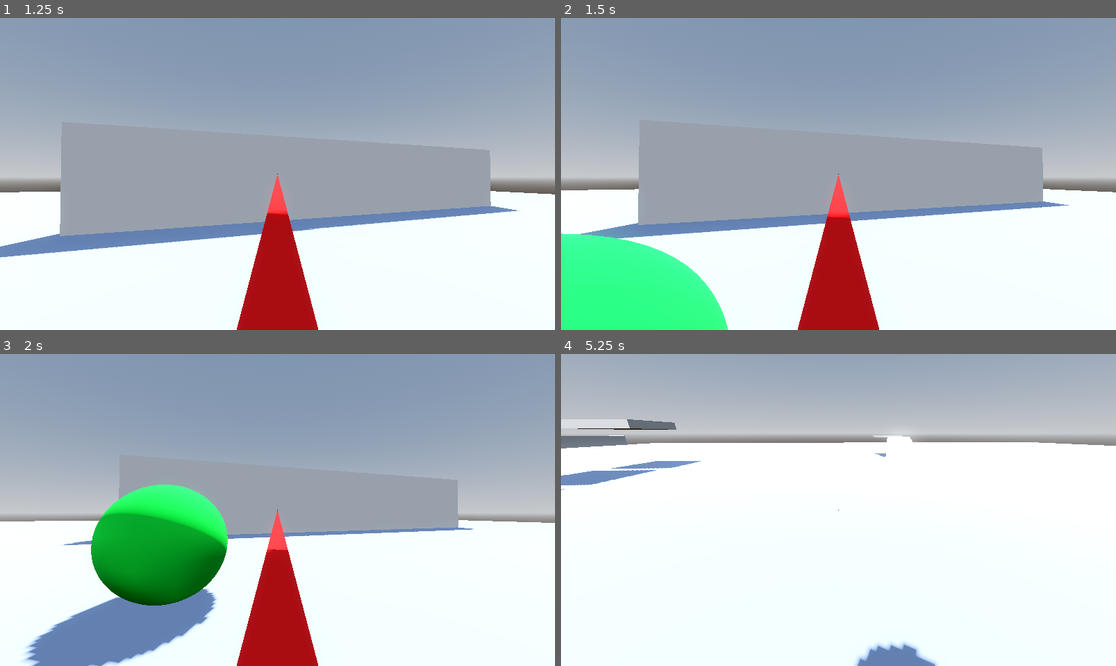
Above: before the commit, frames 1-4 (two rows, left to right).
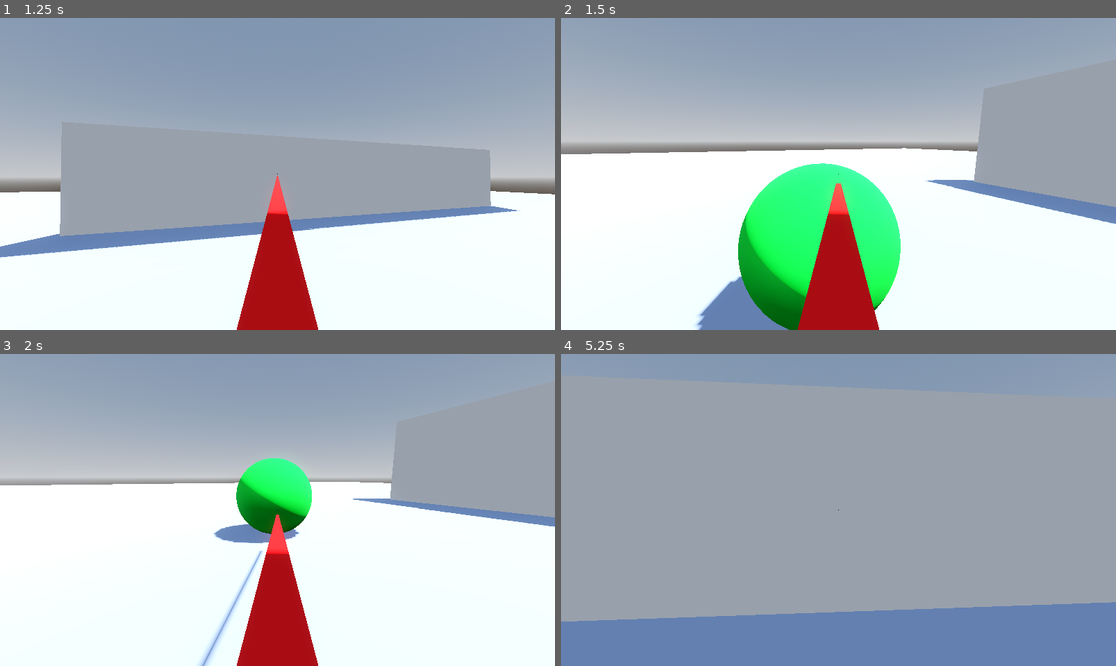
Above: after the commit, the same moments.

Repository: Thorneel/RealTimeAutostereogram
Game: Godot game, scene res://Scenes/MainScene/main_scene.tscn
Same seed, same stepped clock (60 frames per second), same inputs: the game is played once before the commit and once after it. Before the commit the project starts from res://Scenes/TestEnvironment/test_environment.tscn.
Inputs (mouse positions are in pixels of both pictures, inside the frame that each line leads up to):
- Up to frame 1 (1.25 s): tap Enter (toggle_screen_in_autostereogram) at 0.5 s; move the mouse to (305, 174) at 0.52 s; hold W (forwards) from 0.53 s (still down); right-click (305, 174) at 0.6 s; tap Space (jump) at 0.77 s; tap E (use) at 0.8 s
- Up to frame 2 (1.5 s): move the mouse to (727, 189) at 1.27 s; release W (forwards) at 1.28 s; hold S (backwards) from 1.28 s (still down); tap E (use) at 1.35 s
- Up to frame 3 (2 s): keep holding S (backwards); tap Space (jump) at 1.52 s; right-click (166, 525) at 1.55 s
- Up to frame 4 (5.25 s): move the mouse to (849, 503) at 2.02 s; release S (backwards) at 2.03 s; hold W (forwards) 2.03-3.53 s; tap Q (laser) at 2.1 s; tap E (use) at 2.3, 3.8 s; move the mouse to (832, 516) at 2.77 s; right-click (832, 516) at 2.85 s; tap Space (jump) at 3.02, 3.77, 4.52 s; move the mouse to (1005, 556) at 3.52 s; hold A (left) 3.53-5.03 s; click (1005, 556) at 3.6 s; move the mouse to (672, 463) at 4.27 s; tap Backspace (toggle_autostereogram) at 4.35 s; right-click (672, 463) at 4.55 s; move the mouse to (844, 510) at 5.02 s; hold W (forwards) from 5.03 s (still down); tap Enter (toggle_screen_in_autostereogram) at 5.1 s

Frame 1 is identical in both runs. In frame 2, 40% of the frame differs, in the area x 0-100%, y 29-100%; in frame 3, 30%; in frame 4, 89%, in the area x 0-100%, y 0-100%.

Commit message:
Added menu that is opened by pressing Escape (previously it would quit instead) The main scene is now a dedicated main scene containing both the test environment and the menu

Diff:
--- /dev/null
+++ b/Scenes/MainScene/main_scene.gd
@@ -0,0 +1,20 @@
+extends Node
+
+
+@onready var menu:Node2D = $Menu
+@onready var test_environment:Node3D = $TestEnvironment
+
+
+func _unhandled_input(_event):
+	if Input.is_action_just_pressed("quit"):
+		menu.toggle()
+
+
+# Called when the node enters the scene tree for the first time.
+func _ready():
+	pass # Replace with function body.
+
+
+# Called every frame. 'delta' is the elapsed time since the previous frame.
+func _process(delta):
+	pass
--- /dev/null
+++ b/Scenes/MainScene/main_scene.tscn
@@ -0,0 +1,14 @@
+[gd_scene load_steps=4 format=3 uid="uid://b1bq3kiamoggv"]
+
+[ext_resource type="Script" path="res://Scenes/MainScene/main_scene.gd" id="1_wawmi"]
+[ext_resource type="PackedScene" uid="uid://barmdauf4bwxu" path="res://Scenes/Menu/menu.tscn" id="2_7xqst"]
+[ext_resource type="PackedScene" uid="uid://bqq4rpleyxb6l" path="res://Scenes/TestEnvironment/test_environment.tscn" id="2_pnpn8"]
+
+[node name="Node" type="Node"]
+process_mode = 3
+script = ExtResource("1_wawmi")
+
+[node name="Menu" parent="." instance=ExtResource("2_7xqst")]
+visible = false
+
+[node name="TestEnvironment" parent="." instance=ExtResource("2_pnpn8")]
--- /dev/null
+++ b/Scenes/Menu/menu.gd
@@ -0,0 +1,41 @@
+extends Node2D
+
+
+@onready var tab_container:TabContainer = $TabContainer
+@onready var confirm_quit:ConfirmationDialog = $QuitConfirmationDialog
+
+
+# Called when the node enters the scene tree for the first time.
+func _ready():
+	pass # Replace with function body.
+
+
+# Called every frame. 'delta' is the elapsed time since the previous frame.
+func _process(delta):
+	pass
+
+
+func toggle():
+	if (is_visible()):
+		hide()
+		Input.mouse_mode = Input.MOUSE_MODE_CAPTURED
+		get_tree().paused = false
+	else:
+		tab_container.set_current_tab(0)
+		show()
+		Input.mouse_mode = Input.MOUSE_MODE_VISIBLE
+		get_tree().paused = true
+
+
+func _on_return_button_pressed():
+	hide()
+	Input.mouse_mode = Input.MOUSE_MODE_CAPTURED
+	get_tree().paused = false
+
+
+func _on_quit_button_pressed():
+	confirm_quit.show()
+
+
+func _on_quit_confirmation_dialog_confirmed():
+	get_tree().quit()
--- /dev/null
+++ b/Scenes/Menu/menu.tscn
@@ -0,0 +1,152 @@
+[gd_scene load_steps=2 format=3 uid="uid://barmdauf4bwxu"]
+
+[ext_resource type="Script" path="res://Scenes/Menu/menu.gd" id="1_t72ru"]
+
+[node name="Menu" type="Node2D"]
+script = ExtResource("1_t72ru")
+
+[node name="ColorRect" type="ColorRect" parent="."]
+process_mode = 2
+offset_left = 128.0
+offset_top = 96.0
+offset_right = 128.0
+offset_bottom = 576.0
+
+[node name="TabContainer" type="TabContainer" parent="."]
+offset_left = 128.0
+offset_top = 64.0
+offset_right = 1024.0
+offset_bottom = 576.0
+
+[node name="Menu" type="Control" parent="TabContainer"]
+layout_mode = 2
+
+[node name="MarginContainer" type="MarginContainer" parent="TabContainer/Menu"]
+layout_mode = 1
+anchors_preset = 15
+anchor_right = 1.0
+anchor_bottom = 1.0
+grow_horizontal = 2
+grow_vertical = 2
+theme_override_constants/margin_left = 50
+theme_override_constants/margin_top = 50
+theme_override_constants/margin_right = 50
+theme_override_constants/margin_bottom = 50
+
+[node name="HBoxContainer" type="HBoxContainer" parent="TabContainer/Menu/MarginContainer"]
+layout_mode = 2
+
+[node name="ButtonContainer" type="VBoxContainer" parent="TabContainer/Menu/MarginContainer/HBoxContainer"]
+layout_mode = 2
+
+[node name="ReturnButton" type="Button" parent="TabContainer/Menu/MarginContainer/HBoxContainer/ButtonContainer"]
+layout_mode = 2
+text = "Return"
+
+[node name="QuitButton" type="Button" parent="TabContainer/Menu/MarginContainer/HBoxContainer/ButtonContainer"]
+layout_mode = 2
+text = "Quit"
+
+[node name="VSeparator" type="VSeparator" parent="TabContainer/Menu/MarginContainer/HBoxContainer"]
+custom_minimum_size = Vector2(100, 0)
+layout_mode = 2
+
+[node name="KeyLabelContainer" type="VBoxContainer" parent="TabContainer/Menu/MarginContainer/HBoxContainer"]
+layout_mode = 2
+
+[node name="WASDLabel" type="Label" parent="TabContainer/Menu/MarginContainer/HBoxContainer/KeyLabelContainer"]
+layout_mode = 2
+text = "W A S D "
+
+[node name="SpacebarLabel" type="Label" parent="TabContainer/Menu/MarginContainer/HBoxContainer/KeyLabelContainer"]
+layout_mode = 2
+text = "Spacebar "
+
+[node name="LMBLabel" type="Label" parent="TabContainer/Menu/MarginContainer/HBoxContainer/KeyLabelContainer"]
+layout_mode = 2
+text = "Left mouse button  "
+
+[node name="RMBLabel" type="Label" parent="TabContainer/Menu/MarginContainer/HBoxContainer/KeyLabelContainer"]
+layout_mode = 2
+text = "Right mouse button "
+
+[node name="BackspaceLabel" type="Label" parent="TabContainer/Menu/MarginContainer/HBoxContainer/KeyLabelContainer"]
+layout_mode = 2
+text = "Backspace "
+
+[node name="EnterKeyLabel" type="Label" parent="TabContainer/Menu/MarginContainer/HBoxContainer/KeyLabelContainer"]
+layout_mode = 2
+text = "Enter "
+
+[node name="AKeyLabel" type="Label" parent="TabContainer/Menu/MarginContainer/HBoxContainer/KeyLabelContainer"]
+layout_mode = 2
+text = "A "
+
+[node name="CommandLabelContainer" type="VBoxContainer" parent="TabContainer/Menu/MarginContainer/HBoxContainer"]
+layout_mode = 2
+
+[node name="MovementLabel" type="Label" parent="TabContainer/Menu/MarginContainer/HBoxContainer/CommandLabelContainer"]
+layout_mode = 2
+text = " : Movement"
+
+[node name="JumpLabel" type="Label" parent="TabContainer/Menu/MarginContainer/HBoxContainer/CommandLabelContainer"]
+layout_mode = 2
+text = " : Jump"
+
+[node name="ShootLabel" type="Label" parent="TabContainer/Menu/MarginContainer/HBoxContainer/CommandLabelContainer"]
+layout_mode = 2
+text = " : Launch a ball"
+
+[node name="UnusedLabel" type="Label" parent="TabContainer/Menu/MarginContainer/HBoxContainer/CommandLabelContainer"]
+layout_mode = 2
+text = " : Unused"
+
+[node name="ToggleASGLabel" type="Label" parent="TabContainer/Menu/MarginContainer/HBoxContainer/CommandLabelContainer"]
+layout_mode = 2
+text = " : Toggle autostereogram effect"
+
+[node name="ToggleImageLabel" type="Label" parent="TabContainer/Menu/MarginContainer/HBoxContainer/CommandLabelContainer"]
+layout_mode = 2
+text = " : Toggle image superimposition on autostereogram"
+
+[node name="ToggleBeamLabel" type="Label" parent="TabContainer/Menu/MarginContainer/HBoxContainer/CommandLabelContainer"]
+layout_mode = 2
+text = " : Toggle reference beam"
+
+[node name="Settings" type="Control" parent="TabContainer"]
+visible = false
+layout_mode = 2
+
+[node name="About" type="Control" parent="TabContainer"]
+visible = false
+layout_mode = 2
+
+[node name="BoxContainer" type="BoxContainer" parent="TabContainer/About"]
+layout_mode = 0
+offset_top = 32.0
+offset_right = 896.0
+offset_bottom = 512.0
+
+[node name="InformationLabel" type="Label" parent="TabContainer/About/BoxContainer"]
+custom_minimum_size = Vector2(850, 0)
+layout_mode = 2
+size_flags_horizontal = 6
+size_flags_vertical = 0
+text = "This is a test environment meant to showcase the real-time generation of an autostereogram image. The autostereogram is generated from the depth information of the 3D environment.
+This is a \"wall-eye\" autostereogram, meaning that the image will appear as the eyes diverge (as if you were looking at a wall behind the screen), and will all seem to be behind the screen. There are also \"cross-eye\" autostereograms, where it all seems to be in front of the screen. If you attempt to see this one that way, you will see an inversion of the image displayed instead.
+
+It is recommended to check the settings, as incorrect eye distance can lead to incorrect depth scale or preventing the effect altogether.
+It is not recommended to watch the effect only a few minutes at a time.
+
+For seeing the autostereogram effect, you must let your eyes diverge until the 3D effect appears. You don't have to try and keep the image from being blurry, it will naturally sharpen as the effect becomes visible.
+There are two reference dots at the center of the screen. Let your eyes diverge as if you were looking at a great distance behind the screen, until those two dots seem to become one.
+It can initially be difficult to see the effect, and take significant time. It however becomes easier with practice."
+autowrap_mode = 3
+
+[node name="QuitConfirmationDialog" type="ConfirmationDialog" parent="."]
+position = Vector2i(90, 220)
+size = Vector2i(200, 80)
+
+[connection signal="pressed" from="TabContainer/Menu/MarginContainer/HBoxContainer/ButtonContainer/ReturnButton" to="." method="_on_return_button_pressed"]
+[connection signal="pressed" from="TabContainer/Menu/MarginContainer/HBoxContainer/ButtonContainer/QuitButton" to="." method="_on_quit_button_pressed"]
+[connection signal="confirmed" from="QuitConfirmationDialog" to="." method="_on_quit_confirmation_dialog_confirmed"]
--- a/Scenes/Player/player.gd
+++ b/Scenes/Player/player.gd
@@ -40,12 +40,7 @@
 
 func _unhandled_input(event):
 	if Input.is_action_just_pressed("mouse_mode"):
-		if (Input.mouse_mode == Input.MOUSE_MODE_CAPTURED):
-			Input.mouse_mode = Input.MOUSE_MODE_VISIBLE
-			is_mouse_captured = false
-		else:
-			Input.mouse_mode = Input.MOUSE_MODE_CAPTURED
-			is_mouse_captured = true
+		pass
 
 	if is_mouse_captured and event is InputEventMouseMotion:
 		rotate_y(-event.relative.x * .005)
--- a/Scenes/TestEnvironment/test_environment.gd
+++ b/Scenes/TestEnvironment/test_environment.gd
@@ -1,11 +1,6 @@
 extends Node3D
 
 @onready var ball:ThrowingBall = $Ball
-
-
-func _unhandled_input(_event):
-	if Input.is_action_just_pressed("quit"):
-		get_tree().quit()
 
 
 # Called when the node enters the scene tree for the first time.
--- a/Scenes/TestEnvironment/test_environment.tscn
+++ b/Scenes/TestEnvironment/test_environment.tscn
@@ -78,12 +78,13 @@
 resource_local_to_scene = true
 albedo_color = Color(0.643137, 0.643137, 0.643137, 1)
 
-[sub_resource type="BoxMesh" id="BoxMesh_xcx2a"]
+[sub_resource type="BoxMesh" id="BoxMesh_8rnhp"]
 resource_local_to_scene = true
 material = SubResource("StandardMaterial3D_7qjka")
 size = Vector3(2, 0.2, 4)
 
 [node name="TestEnvironment" type="Node3D"]
+process_mode = 1
 script = ExtResource("1_jwqji")
 
 [node name="WorldEnvironment" type="WorldEnvironment" parent="."]
--- a/project.godot
+++ b/project.godot
@@ -11,7 +11,7 @@
 [application]
 
 config/name="Autostereogram FPS Demo"
-run/main_scene="res://Scenes/TestEnvironment/test_environment.tscn"
+run/main_scene="res://Scenes/MainScene/main_scene.tscn"
 config/features=PackedStringArray("4.1", "Forward Plus")
 config/icon="res://icon.svg"
 
Not shown: 7 places in Scenes/TestEnvironment/test_environment.tscn that only renumber resources
